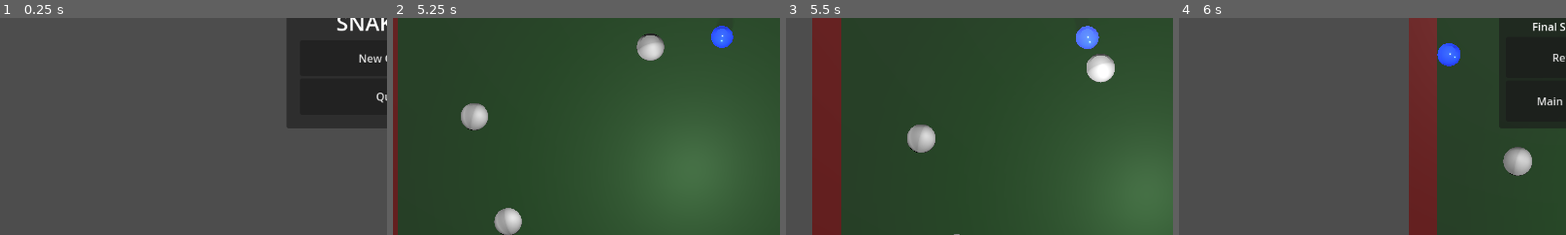
Above: before the commit, frames 1-4 (left to right).
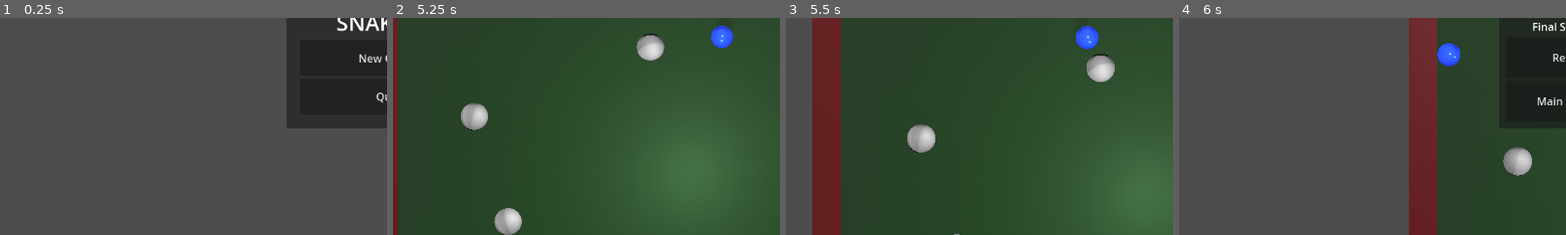
Above: after the commit, the same moments.

Repository: bluehexagons/snakeproject
Game: Godot game, scene res://scenes/main_menu.tscn
Two runs of this game, one before a commit and one after it. Both use one fixed random seed, a clock stepped at 60 frames per second and the inputs below.
Inputs:
- Up to frame 1 (0.25 s): no input
- Up to frame 2 (5.25 s): click "New Game" at 0.5 s; hold D (move_right) 1.28-2.03 s; hold S (move_down) 2.03-2.78 s; hold D (move_right) 2.78-3.5 s; click "Retry" at 3.5 s; hold W (move_up) 4.28-5.03 s; hold A (move_left) from 5.03 s (still down)
- Up to frame 3 (5.5 s): keep holding A (move_left)
- Up to frame 4 (6 s): keep holding A (move_left)
The pictures show only the part of the screen within x 0-50%, y 40-90%; the shares and areas given below are measured in that part.

Frames 1-2 are identical in both runs. In frame 3, 1.3% of the frame differs, in the area x 74-85%, y 3-30%; in frame 4, nothing differs.

Commit message:
(AI) Reduce material fighting a bit, but wrong idle coloring

Diff:
--- a/scripts/physics_object.gd
+++ b/scripts/physics_object.gd
@@ -5,16 +5,18 @@
 var visual_pos: Vector3
 
 @onready var mesh_instance: MeshInstance3D = $MeshInstance3D
-@onready var material: StandardMaterial3D = mesh_instance.mesh.surface_get_material(0) if mesh_instance else null
+@onready var current_material: StandardMaterial3D = mesh_instance.mesh.surface_get_material(0).duplicate() if mesh_instance else null
 
 const IMPACT_FLASH_DURATION = 0.15
 const IMPACT_MIN_FORCE = 2.0
 const IMPACT_MAX_FORCE = 20.0
 
+var current_emission: Color = Color.BLACK
+var current_emission_energy: float = 1.0
+
 func _ready():
-    if material:
-        material = material.duplicate()
-        mesh_instance.mesh.surface_set_material(0, material)
+    if mesh_instance and current_material:
+        mesh_instance.mesh.surface_set_material(0, current_material)
     physics_pos = global_position
     visual_pos = global_position
     if mesh_instance:
@@ -90,27 +92,36 @@
                 velocity.y = 0
 
 func handle_impact(force: float) -> void:
-    if material and mesh_instance:
-        var flash_intensity = clampf((force - IMPACT_MIN_FORCE) / (IMPACT_MAX_FORCE - IMPACT_MIN_FORCE), 0.0, 1.0)
-        if flash_intensity <= 0.0:
-            return
+    if !current_material or !mesh_instance:
+        return
 
-        var flash_material = material.duplicate()
-        mesh_instance.material_override = flash_material
+    var flash_intensity = clampf((force - IMPACT_MIN_FORCE) / (IMPACT_MAX_FORCE - IMPACT_MIN_FORCE), 0.0, 1.0)
+    if flash_intensity <= 0.0:
+        return
 
-        var base_emission = material.emission if material.emission_enabled else Color.BLACK
-        var flash_color = base_emission + Color(1, 1, 1, 1) * flash_intensity
+    # Create flash material based on current state
+    var flash_material = current_material.duplicate()
+    flash_material.emission = current_material.emission + Color(1, 1, 1, 1) * flash_intensity
+    flash_material.emission_energy_multiplier = current_material.emission_energy_multiplier + flash_intensity
 
-        var tween = create_tween()
-        tween.tween_property(flash_material, "emission", flash_color, 0.05)
-        tween.tween_property(flash_material, "emission", base_emission, IMPACT_FLASH_DURATION)
-        tween.tween_callback(func():
-            if is_instance_valid(mesh_instance):
-                mesh_instance.material_override = null
-        )
+    mesh_instance.material_override = flash_material
 
-func apply_color(color: Color, emission: Color = Color.BLACK) -> void:
-    if material:
-        material.albedo_color = color
-        material.emission = emission
-        material.emission_enabled = emission != Color.BLACK
+    var tween = create_tween()
+    tween.tween_property(flash_material, "emission", current_material.emission, IMPACT_FLASH_DURATION)
+    tween.parallel().tween_property(flash_material, "emission_energy_multiplier",
+        current_material.emission_energy_multiplier, IMPACT_FLASH_DURATION)
+    tween.tween_callback(func():
+        if is_instance_valid(mesh_instance):
+            mesh_instance.material_override = null
+    )
+
+func apply_color(color: Color, emission: Color = Color.BLACK, emission_energy: float = 1.0) -> void:
+    if current_material:
+        # Update the current material directly
+        current_material.albedo_color = color
+        current_material.emission = emission
+        current_material.emission_enabled = emission != Color.BLACK
+        current_material.emission_energy_multiplier = emission_energy
+        # Store current emission state for impact flashes
+        current_emission = emission
+        current_emission_energy = emission_energy
--- a/scripts/player.gd
+++ b/scripts/player.gd
@@ -13,7 +13,6 @@
 const IDLE_TIMEOUT = 3.0  # Time in seconds before game over when idle
 const NORMAL_COLOR = Color(0.2, 0.4, 1.0)    # Blue
 const WARNING_COLOR = Color(0.5, 0.5, 0.5)    # Gray
-const DANGER_COLOR = Color(1.0, 0.9, 0.2)     # Yellow
 const DYING_COLOR = Color(1.0, 0.2, 0.2)      # Red
 const WARNING_SPEED_THRESHOLD = 1.1            # When to start showing warning color (multiplier of idle speed)
 const COLOR_CHANGE_SPEED = 5.0  # Speed of color transition
@@ -21,7 +20,6 @@
 const MAX_SPEED_IDLE_MULTIPLIER = 3.0 # Max score multiplier for speed
 const IDLE_SPEED_INCREASE = 5.0  # Speed increase per food eaten
 const MAX_IDLE_SPEED = 5.0  # Cap on how fast the minimum speed can get
-const FLASH_COLOR = Color(1.0, 0.0, 0.0)      # Bright Red for final flash
 const DEATH_COLORS = [                         # Colors to cycle through when dead
 	Color(1.0, 0.0, 0.0),  # Red
 	Color(0.0, 0.0, 0.0),  # Black
@@ -36,6 +34,24 @@
 const SEGMENT_LUNGE_FORCE = 0.3  # New constant for forward momentum
 const STUCK_TIMEOUT = 3.0  # Time in seconds before game over when stuck
 const STUCK_WARNING_START = 1.0  # When to start showing warning color
+const STUCK_EMISSION_ENERGY = 2.0  # Stronger emission when stuck
+
+const IDLE_WARNING_START = 1.0  # When to start showing gray
+const IDLE_DANGER_START = 2.0   # When to start showing red
+const IDLE_EMISSION_START = 2.5  # When to start glowing
+
+const BASE_COLOR = Color(0.2, 0.4, 1.0)      # Blue
+const IDLE_COLOR = Color(0.5, 0.5, 0.5)      # Gray
+const DANGER_COLOR = Color(0.8, 0.2, 0.2)    # Dark Red
+const FLASH_COLOR = Color(1.0, 0.2, 0.2)     # Bright Red
+const DEATH_COLOR = Color(0.7, 0.1, 0.1)     # Medium Red
+
+const BASE_EMISSION = Color(0.2, 0.4, 1.0)    # Subtle blue glow
+const DANGER_EMISSION = Color(1.0, 0.2, 0.2)  # Red warning glow
+
+const BASE_EMISSION_ENERGY = 0.3
+const WARNING_EMISSION_ENERGY = 1.0
+const DANGER_EMISSION_ENERGY = 2.0
 
 var facing_direction: Vector3 = Vector3.FORWARD
 var segments: Array[CharacterBody3D] = []
@@ -56,7 +72,7 @@
 var visual_basis: Basis
 
 @onready var head_mesh = mesh_instance
-@onready var head_material = material
+@onready var head_material = current_material
 
 func _ready():
 	super()
@@ -74,17 +90,45 @@
 
 	stuck_detector = preload("res://scripts/stuck_detector.gd").new()
 
+	# Set initial emission state
+	apply_color(BASE_COLOR, BASE_EMISSION, BASE_EMISSION_ENERGY)
+
 func _physics_process(delta):
+	# Handle color updates before any potential impacts
+	var target_color = BASE_COLOR
+	var emission = BASE_EMISSION
+	var emission_energy = BASE_EMISSION_ENERGY
+
 	if is_dead:
-		# Cycle through death colors
-		death_color_time += delta * DEATH_COLOR_SPEED
-		var color_index = int(death_color_time) % DEATH_COLORS.size()
-		var next_index = (color_index + 1) % DEATH_COLORS.size()
-		var color_fraction = fmod(death_color_time, 1.0)
-		current_color = DEATH_COLORS[color_index].lerp(DEATH_COLORS[next_index], color_fraction)
-		head_material.albedo_color = current_color
+		apply_color(DEATH_COLOR)
 		return
 
+	if has_started_moving and stuck_detector.is_stuck:
+		var stuck_time = stuck_detector.get_stuck_duration()
+		if stuck_time >= STUCK_TIMEOUT:
+			target_color = FLASH_COLOR
+			emission = FLASH_COLOR
+			emission_energy = DANGER_EMISSION_ENERGY
+		elif stuck_time >= IDLE_EMISSION_START:
+			var danger_ratio = (stuck_time - IDLE_EMISSION_START) / (STUCK_TIMEOUT - IDLE_EMISSION_START)
+			target_color = DANGER_COLOR
+			emission = DANGER_EMISSION
+			emission_energy = lerp(WARNING_EMISSION_ENERGY, DANGER_EMISSION_ENERGY, danger_ratio)
+		elif stuck_time >= IDLE_DANGER_START:
+			var warning_ratio = (stuck_time - IDLE_DANGER_START) / (IDLE_EMISSION_START - IDLE_DANGER_START)
+			target_color = IDLE_COLOR.lerp(DANGER_COLOR, warning_ratio)
+			emission = BASE_EMISSION
+			emission_energy = BASE_EMISSION_ENERGY
+		elif stuck_time >= IDLE_WARNING_START:
+			var gray_ratio = (stuck_time - IDLE_WARNING_START) / (IDLE_DANGER_START - IDLE_WARNING_START)
+			target_color = BASE_COLOR.lerp(IDLE_COLOR, gray_ratio)
+			emission = BASE_EMISSION
+			emission_energy = BASE_EMISSION_ENERGY
+
+	current_color = current_color.lerp(target_color, delta * COLOR_CHANGE_SPEED)
+	apply_color(current_color, emission, emission_energy)
+
+	# Now handle physics and potential impacts
 	super._physics_process(delta)
 
 	# Apply gravity
@@ -171,23 +215,6 @@
 
 		# Apply the rotation with normalized basis
 		head_mesh.basis = head_mesh.basis.slerp(target_basis, delta * ROTATION_SPEED).orthonormalized()
-
-	# Update color based on stuck status
-	var target_color
-	if has_started_moving and stuck_detector.is_stuck:
-		var stuck_time = stuck_detector.get_stuck_duration()
-		if STUCK_TIMEOUT - stuck_time <= FLASH_TIME:
-			target_color = FLASH_COLOR
-		else:
-			# Interpolate between warning and danger colors based on stuck duration
-			var time_ratio = (stuck_time - STUCK_WARNING_START) / (STUCK_TIMEOUT - STUCK_WARNING_START - FLASH_TIME)
-			time_ratio = clamp(time_ratio, 0.0, 1.0)
-			target_color = WARNING_COLOR.lerp(DANGER_COLOR, time_ratio)
-	else:
-		target_color = NORMAL_COLOR
-
-	current_color = current_color.lerp(target_color, delta * COLOR_CHANGE_SPEED)
-	head_material.albedo_color = current_color
 
 	# Store physics state
 	physics_pos = global_position
--- a/scripts/rock.gd
+++ b/scripts/rock.gd
@@ -27,8 +27,8 @@
 
 func _ready():
 	super()
-	material = material.duplicate()
-	mesh_instance.mesh.surface_set_material(0, material)
+	current_material = current_material.duplicate()
+	mesh_instance.mesh.surface_set_material(0, current_material)
 
 func finish_spawn():
 	is_spawning = false
@@ -121,9 +121,9 @@
 func make_dangerous():
 	is_dangerous = true
 	add_to_group("dangerous")
-	material.albedo_color = DANGER_COLOR
-	material.emission = DANGER_EMISSION
-	material.emission_enabled = true
+	current_material.albedo_color = DANGER_COLOR
+	current_material.emission = DANGER_EMISSION
+	current_material.emission_enabled = true
 	# Update collision layers to match other dangerous objects
 	# Layer 4: dangerous objects
 	# Layer 2: normal physics objects
--- a/scripts/segment.gd
+++ b/scripts/segment.gd
@@ -42,8 +42,8 @@
 
 	# Important: Get original material and create a unique instance
 	var original_material = mesh.mesh.surface_get_material(0)
-	material = original_material.duplicate()
-	mesh.mesh.surface_set_material(0, material)
+	current_material = original_material.duplicate()
+	mesh.mesh.surface_set_material(0, current_material)
 
 	# Set initial colors
 	current_color = SAFE_COLOR
@@ -100,9 +100,9 @@
 		add_to_group("dangerous")
 		remove_from_group("segment")
 		current_color = DANGER_COLOR
-		material.albedo_color = DANGER_COLOR
-		material.emission = DANGER_EMISSION
-		material.emission_enabled = true
+		current_material.albedo_color = DANGER_COLOR
+		current_material.emission = DANGER_EMISSION
+		current_material.emission_enabled = true
 	elif data.has("current_color"):
 		current_color = Color(
 			data.current_color.r,
@@ -110,7 +110,7 @@
 			data.current_color.b,
 			data.current_color.a
 		)
-		material.albedo_color = current_color
+		current_material.albedo_color = current_color
 
 	# Don't call init_with_growth since we're restoring a saved state
 	growth_timer = GROWTH_DURATION  # Mark growth as complete
@@ -183,7 +183,7 @@
 	physics_pos = global_position
 
 	# Update color
-	if material:
+	if current_material:
 		if is_dangerous:
 			# When dangerous, maintain red color and emission
 			current_color = DANGER_COLOR
@@ -212,15 +212,15 @@
 		target_color = DANGER_COLOR
 		current_color = DANGER_COLOR  # Set current color too for immediate effect
 
-		if material:
-			material.albedo_color = DANGER_COLOR
-			material.emission = DANGER_EMISSION
-			material.emission_enabled = true
+		if current_material:
+			current_material.albedo_color = DANGER_COLOR
+			current_material.emission = DANGER_EMISSION
+			current_material.emission_enabled = true
 
 		add_to_group("dangerous")
 		remove_from_group("segment")
 		# Ensure material color updates immediately
-		material.albedo_color = DANGER_COLOR
+		current_material.albedo_color = DANGER_COLOR
 
 		# Visual feedback
 		var tween = create_tween()
@@ -228,7 +228,7 @@
 		tween.tween_property(mesh, "scale", mesh.scale, 0.2)
 
 		# Emission pulse
-		var flash_material = material.duplicate()
+		var flash_material = current_material.duplicate()
 		mesh.material_override = flash_material
 		flash_material.emission_energy_multiplier = 4.0
 
